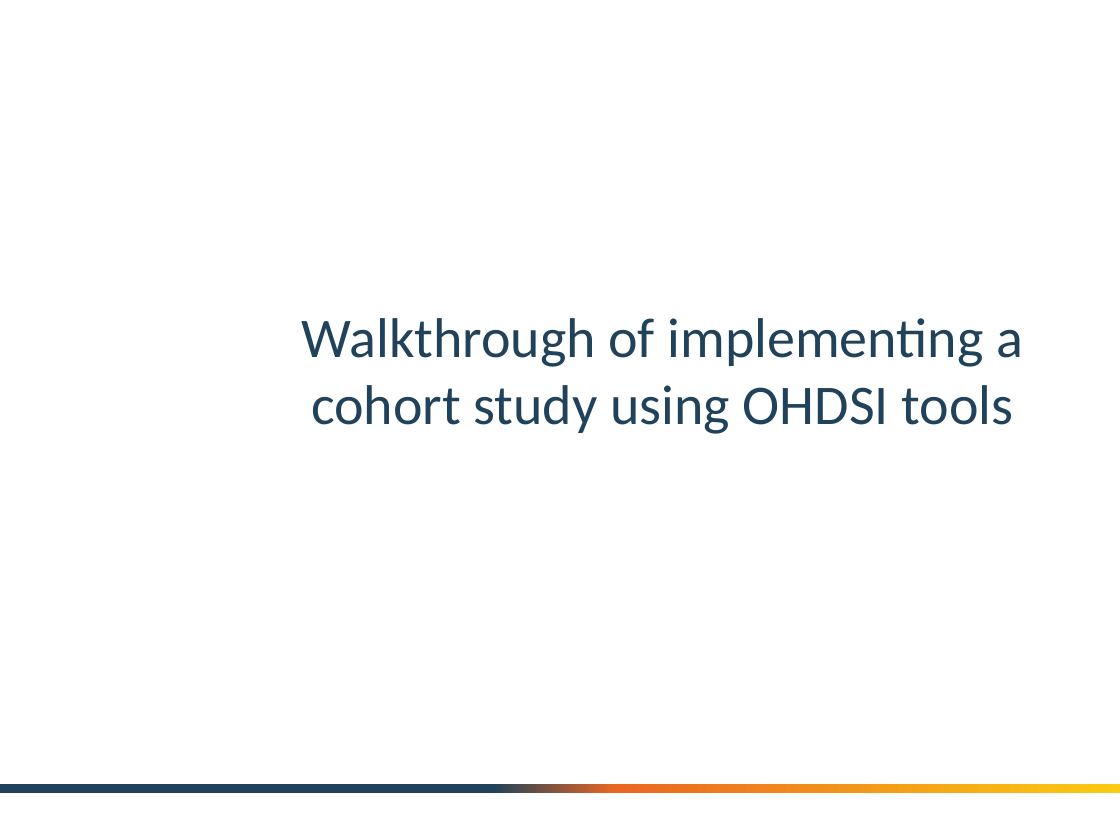
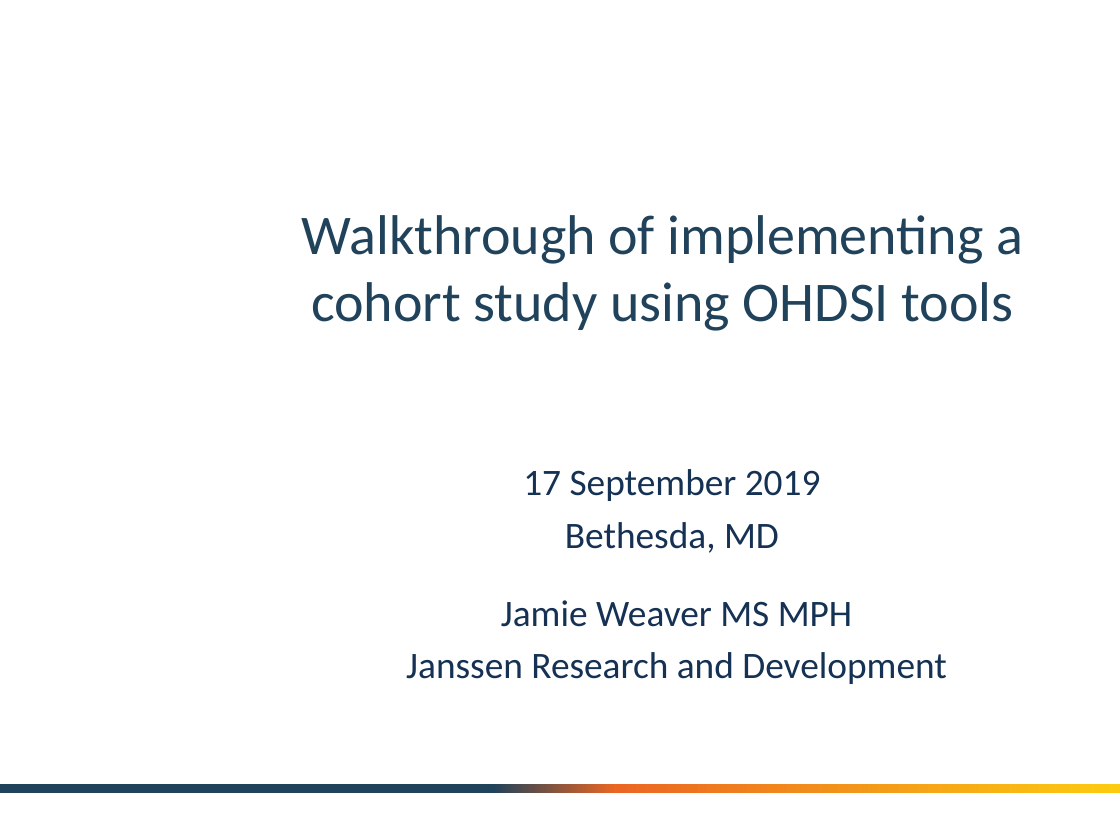
Before and after one commit to OHDSI/Tutorial-PLE, a slide deck: slide 1 of materials/TutorialPle_part3.pptx. Drawn at 1120x840 pixels with LibreOffice and Linux fonts; fonts in the diff are those of the drawing; background and template pictures are left out. Boxes give left, top, right and bottom in pixels: in the first picture for what was removed or moved away, otherwise in the second. Text is boxed around its words. In the diff, an @@ line names an element or a change of style, - is before the commit and + after.

```diff
--- a/materials/TutorialPle_part3.pptx
+++ b/materials/TutorialPle_part3.pptx
@@ title "Walkthrough of implementing a cohort ..." moved from (x1=302, y1=318, x2=1023, y2=434) to (x1=302, y1=215, x2=1023, y2=331) @@
@@ text added at (x1=523, y1=469, x2=821, y2=553), 24 pt, text #153153 @@
+17 September 2019
+Bethesda, MD
@@ subtitle added at (x1=406, y1=600, x2=946, y2=684), 24 pt, text #153153 @@
+Jamie Weaver MS MPH
+Janssen Research and Development
```
Also in this commit, not shown: 3 other slides changed, 9 slides added, 1 other file.
